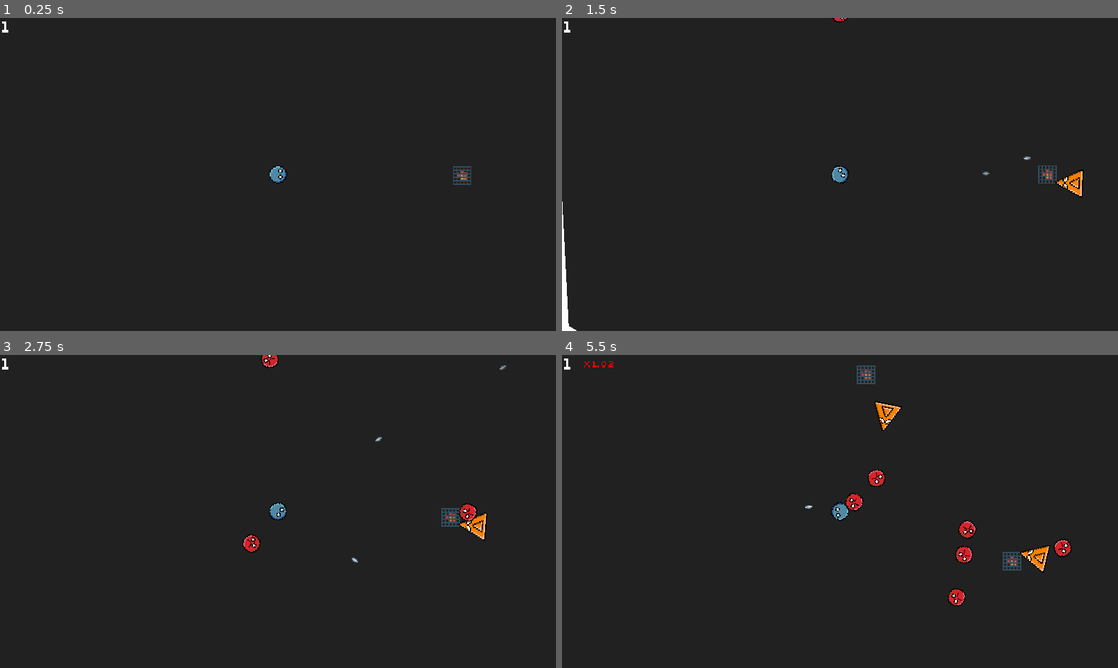
Above: before the commit, frames 1-4 (two rows, left to right).
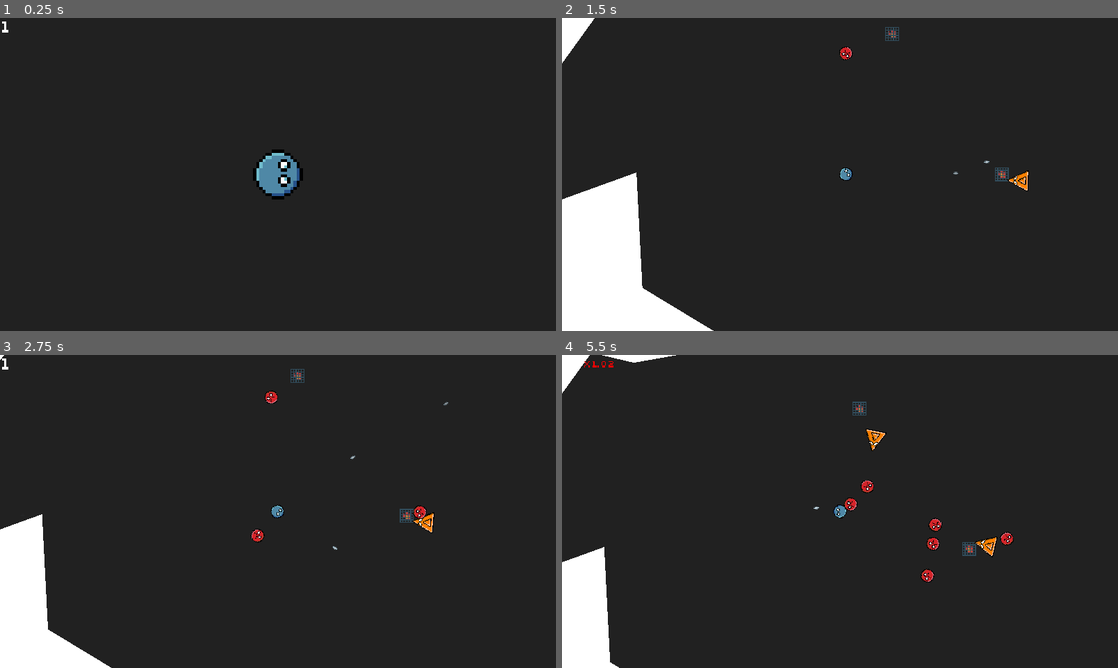
Above: after the commit, the same moments.

Repository: veprogames/top-down-incremental
Game: Godot game, scene res://level/level.tscn
The game is run twice, just before and just after one commit, with the same random seed, the same clock (stepped at 60 frames per second) and the same inputs.
Inputs (mouse positions are in pixels of both pictures, inside the frame that each line leads up to):
- Up to frame 1 (0.25 s): no input
- Up to frame 2 (1.5 s): move the mouse to (867, 174) at 0.52 s; move the mouse to (812, 174) at 1.27 s
- Up to frame 3 (2.75 s): move the mouse to (289, 505) at 2.02 s
- Up to frame 4 (5.5 s): move the mouse to (834, 517) at 2.77 s; move the mouse to (878, 514) at 3.52 s; move the mouse to (795, 508) at 4.27 s; move the mouse to (845, 511) at 5.02 s

The runs differ from the first frame. In frame 1, 1.1% of the frame differs, in the area x 45-85%, y 42-58%; in frame 2, 8.5%, in the area x 0-94%, y 0-100%; in frame 3, 6.0%; in frame 4, 6.0%.

Commit message:
move and clean some enemy stuff

Diff:
--- a/enemy/enemies/enemy_green.tscn
+++ b/enemy/enemies/enemy_green.tscn
@@ -1,7 +1,7 @@
 [gd_scene load_steps=3 format=3 uid="uid://esy43au0ossc"]
 
 [ext_resource type="PackedScene" uid="uid://bprric2282qeg" path="res://enemy/enemy.tscn" id="1_ogybm"]
-[ext_resource type="Texture2D" uid="uid://dvb0opui13ir1" path="res://enemy/enemy_green.png" id="2_nkbcx"]
+[ext_resource type="Texture2D" uid="uid://dvb0opui13ir1" path="res://enemy/enemies/enemy_green.png" id="2_nkbcx"]
 
 [node name="EnemyGreen" instance=ExtResource("1_ogybm")]
 hp = 150.0
--- a/enemy/enemies/enemy_orange.tscn
+++ b/enemy/enemies/enemy_orange.tscn
@@ -1,7 +1,7 @@
 [gd_scene load_steps=3 format=3 uid="uid://dg4d0u6npu57w"]
 
 [ext_resource type="PackedScene" uid="uid://bprric2282qeg" path="res://enemy/enemy.tscn" id="1_h3aar"]
-[ext_resource type="Texture2D" uid="uid://jgb14u6ag4jc" path="res://enemy/enemy_orange.png" id="2_wybay"]
+[ext_resource type="Texture2D" uid="uid://jgb14u6ag4jc" path="res://enemy/enemies/enemy_orange.png" id="2_wybay"]
 
 [node name="EnemyOrange" instance=ExtResource("1_h3aar")]
 hp = 5.0
--- a/enemy/enemies/enemy_red.tscn
+++ b/enemy/enemies/enemy_red.tscn
@@ -1,5 +1,21 @@
-[gd_scene load_steps=2 format=3 uid="uid://d31pk84rjgunr"]
+[gd_scene load_steps=5 format=3 uid="uid://d31pk84rjgunr"]
 
 [ext_resource type="PackedScene" uid="uid://bprric2282qeg" path="res://enemy/enemy.tscn" id="1_k4h7d"]
+[ext_resource type="Texture2D" uid="uid://fh1o0uq1jl33" path="res://enemy/enemies/enemy_red.png" id="2_tydix"]
+
+[sub_resource type="CircleShape2D" id="CircleShape2D_1cno8"]
+radius = 7.0
+
+[sub_resource type="CircleShape2D" id="CircleShape2D_ijqdt"]
+radius = 9.0
 
 [node name="EnemyRed" instance=ExtResource("1_k4h7d")]
+
+[node name="Sprite" parent="." index="0"]
+texture = ExtResource("2_tydix")
+
+[node name="CollisionShape2D" parent="." index="1"]
+shape = SubResource("CircleShape2D_1cno8")
+
+[node name="CollisionShape2D2" parent="HitArea" index="0"]
+shape = SubResource("CircleShape2D_ijqdt")
--- a/enemy/enemies/enemy_yellow.tscn
+++ b/enemy/enemies/enemy_yellow.tscn
@@ -1,7 +1,7 @@
 [gd_scene load_steps=5 format=3 uid="uid://onfj8mic8p58"]
 
 [ext_resource type="PackedScene" uid="uid://bprric2282qeg" path="res://enemy/enemy.tscn" id="1_ogybm"]
-[ext_resource type="Texture2D" uid="uid://how7e07ibnov" path="res://enemy/enemy_yellow.png" id="2_bg0i7"]
+[ext_resource type="Texture2D" uid="uid://how7e07ibnov" path="res://enemy/enemies/enemy_yellow.png" id="2_bg0i7"]
 
 [sub_resource type="RectangleShape2D" id="RectangleShape2D_k5143"]
 size = Vector2(22, 22)
--- a/enemy/enemy.tscn
+++ b/enemy/enemy.tscn
@@ -1,13 +1,6 @@
-[gd_scene load_steps=5 format=3 uid="uid://bprric2282qeg"]
+[gd_scene load_steps=2 format=3 uid="uid://bprric2282qeg"]
 
-[ext_resource type="Texture2D" uid="uid://fh1o0uq1jl33" path="res://enemy/enemy_red.png" id="1_4povp"]
 [ext_resource type="Script" path="res://enemy/enemy.gd" id="1_kqjdg"]
-
-[sub_resource type="CircleShape2D" id="CircleShape2D_du478"]
-radius = 7.0
-
-[sub_resource type="CircleShape2D" id="CircleShape2D_xsuyj"]
-radius = 9.0
 
 [node name="Enemy" type="CharacterBody2D"]
 collision_layer = 8
@@ -16,16 +9,13 @@
 script = ExtResource("1_kqjdg")
 
 [node name="Sprite" type="Sprite2D" parent="."]
-texture = ExtResource("1_4povp")
 
 [node name="CollisionShape2D" type="CollisionShape2D" parent="."]
-shape = SubResource("CircleShape2D_du478")
 
 [node name="HitArea" type="Area2D" parent="."]
 collision_layer = 8
 collision_mask = 6
 
 [node name="CollisionShape2D2" type="CollisionShape2D" parent="HitArea"]
-shape = SubResource("CircleShape2D_xsuyj")
 
 [connection signal="area_entered" from="HitArea" to="." method="_on_hit_area_area_entered"]
--- a/level/level.tscn
+++ b/level/level.tscn
@@ -1,7 +1,8 @@
-[gd_scene load_steps=5 format=3 uid="uid://blpfg0kc3wacb"]
+[gd_scene load_steps=6 format=3 uid="uid://blpfg0kc3wacb"]
 
 [ext_resource type="PackedScene" uid="uid://oyiycif2f18h" path="res://player/player.tscn" id="1_c1fdt"]
 [ext_resource type="PackedScene" uid="uid://yam6ts6l84j0" path="res://player/ui/player_damage_display.tscn" id="1_sr8ao"]
+[ext_resource type="PackedScene" uid="uid://gbdae67q3h10" path="res://player/player_camera.tscn" id="3_wppie"]
 [ext_resource type="PackedScene" uid="uid://dc8blsf65d7qp" path="res://player/player_damage.tscn" id="3_xo2ng"]
 [ext_resource type="PackedScene" uid="uid://bxqjtbspu7034" path="res://spawner/spawner.tscn" id="4_gancj"]
 
@@ -29,10 +30,8 @@
 position = Vector2(634, 481)
 player_damage = NodePath("../PlayerDamage")
 
-[node name="Camera2D" type="Camera2D" parent="Player"]
-zoom = Vector2(4, 4)
-process_callback = 0
-position_smoothing_speed = 16.0
+[node name="PlayerCamera" parent="Player" node_paths=PackedStringArray("player") instance=ExtResource("3_wppie")]
+player = NodePath("..")
 
 [node name="PlayerDamage" parent="." instance=ExtResource("3_xo2ng")]
 
Renamed: enemy/enemy_green.png -> enemy/enemies/enemy_green.png
Not shown, changed: enemy/enemies/enemy_green.png.import
Renamed: enemy/enemy_orange.png -> enemy/enemies/enemy_orange.png
Not shown, changed: enemy/enemies/enemy_orange.png.import
Renamed: enemy/enemy_red.png -> enemy/enemies/enemy_red.png
Not shown, changed: enemy/enemies/enemy_red.png.import
Renamed: enemy/enemy_yellow.png -> enemy/enemies/enemy_yellow.png
Not shown, changed: enemy/enemies/enemy_yellow.png.import
